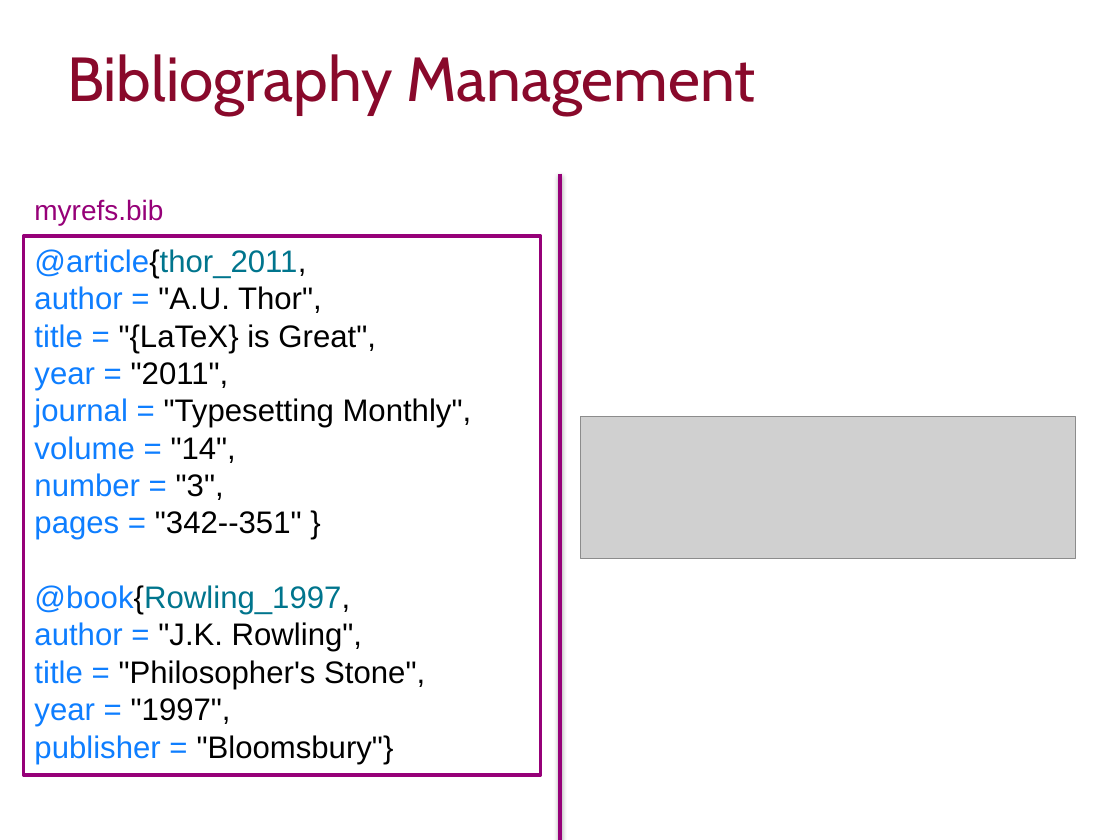
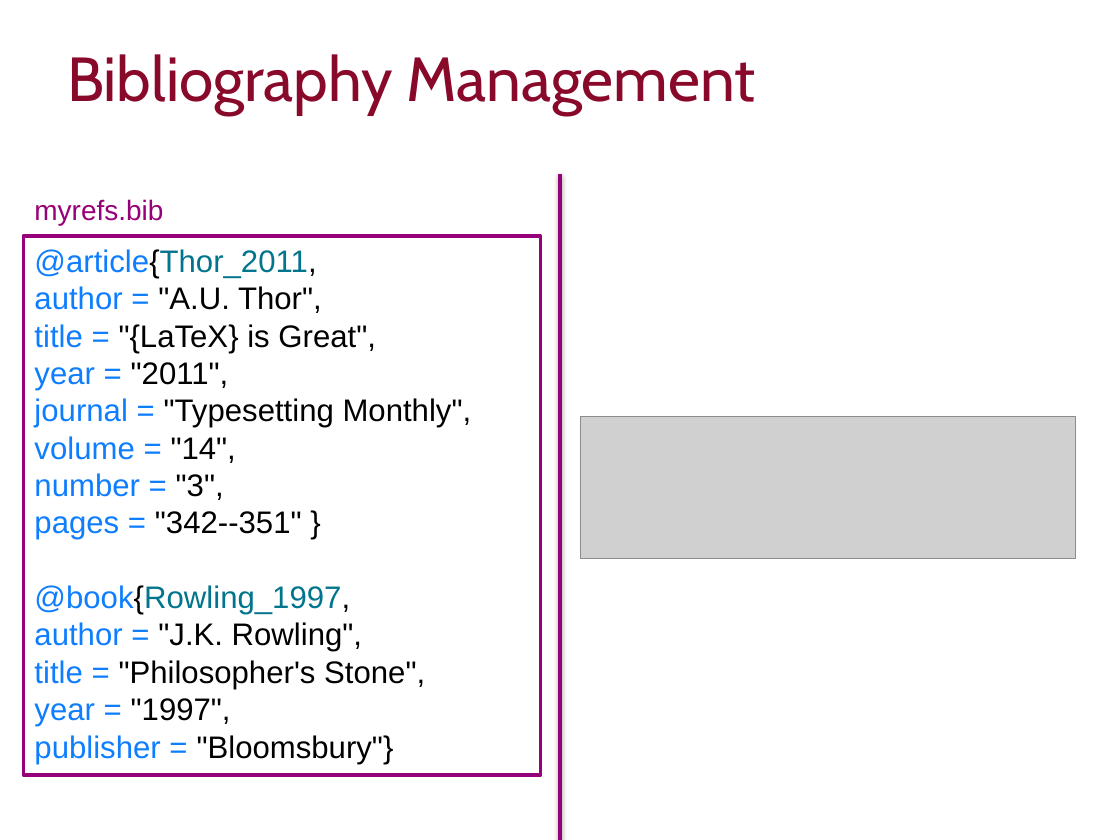
Before and after one commit to ImperialCollegeLondon/RCDS-writing-theses-in-latex, a slide deck: slide 32 of Writing Theses in Latex Slides.pptx. Drawn at 1120x840 pixels with LibreOffice and Linux fonts; fonts in the diff are those of the drawing; grey boxes stand for pictures; background and template pictures are left out. Boxes give left, top, right and bottom in pixels: in the first picture for what was removed or moved away, otherwise in the second. Text is boxed around its words. In the diff, an @@ line names an element or a change of style, - is before the commit and + after.

```diff
--- a/Writing Theses in Latex Slides.pptx
+++ b/Writing Theses in Latex Slides.pptx
@@ text in rectangle at (34,249,316,278): text changed @@
-@article{thor_2011,
+@article{Thor_2011,
```
Also in this commit, not shown: 4 other slides changed.
